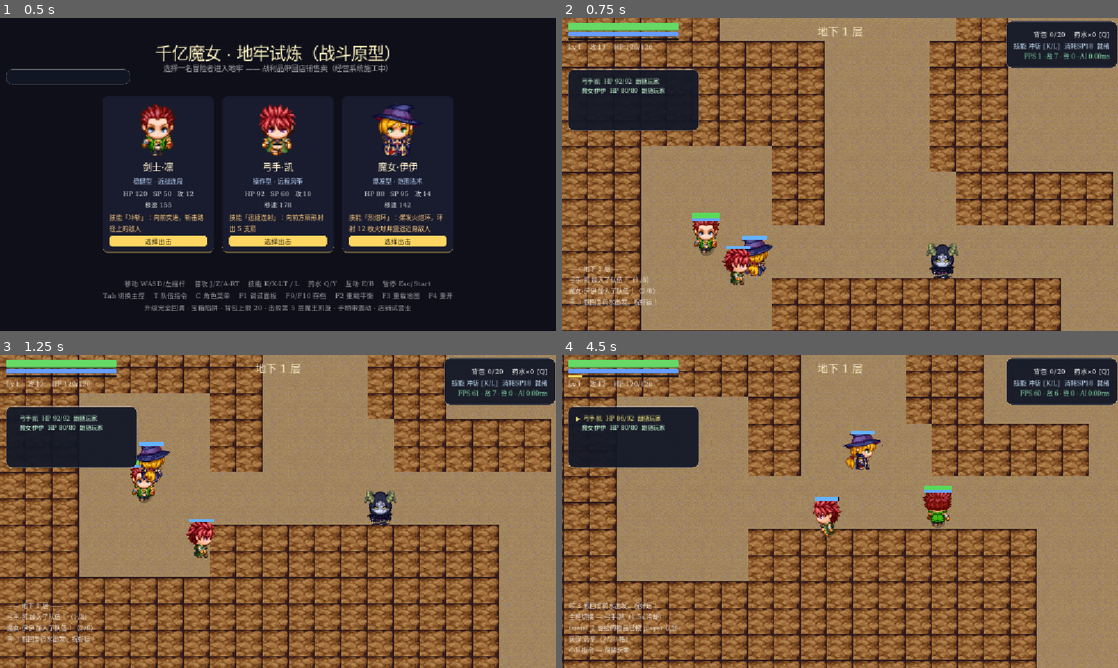
Above: before the commit, frames 1-4 (two rows, left to right).
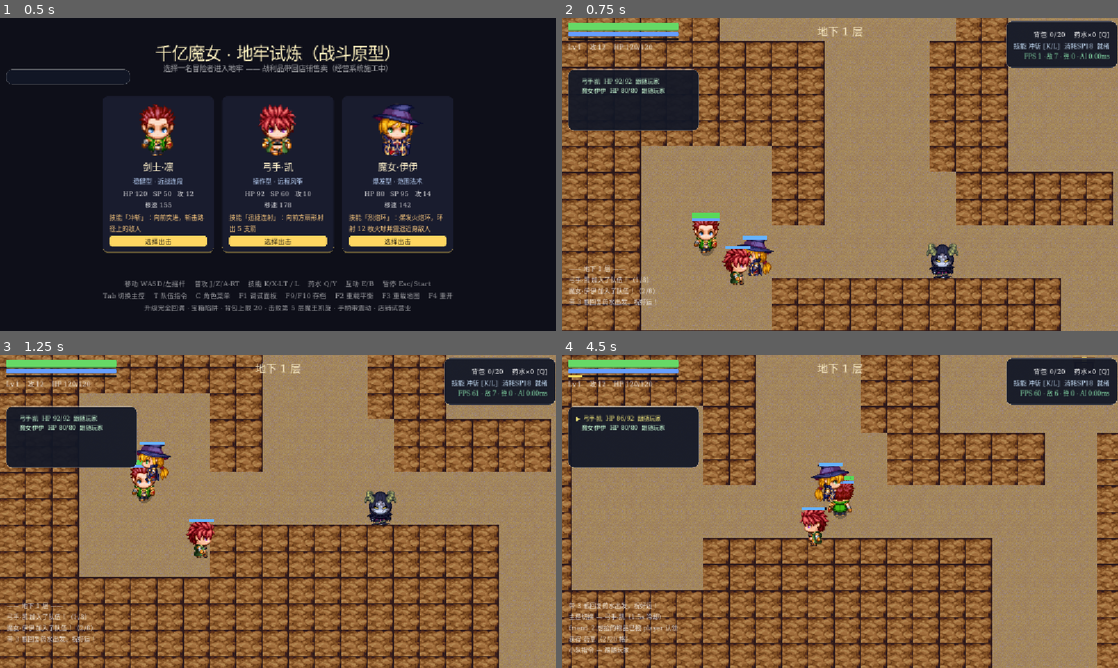
Above: after the commit, the same moments.

Repository: 118coder/qianyi-monv
Game: Godot game, scene res://arpg/main.tscn
Same seed, same stepped clock (60 frames per second), same inputs: the game is played once before the commit and once after it.
Inputs (mouse positions are in pixels of both pictures, inside the frame that each line leads up to):
- Up to frame 1 (0.5 s): no input
- Up to frame 2 (0.75 s): click "选择出击" at 0.5 s
- Up to frame 3 (1.25 s): no input
- Up to frame 4 (4.5 s): tap Enter at 1.25 s; move the mouse to (962, 495) at 1.27 s; hold D (move_right) 1.28-2 s; tap J (attack) at 1.35 s; click (962, 495) at 1.42 s; tap Space at 1.52 s; drag from (728, 527) to (812, 574) at 2.02 s; move the mouse to (895, 442) at 2.77 s; hold D (move_right) 2.78-3.5 s; hold Tab (possession_next) 2.78-3.5 s; drag from (812, 574) to (673, 464) at 3.52 s; move the mouse to (1006, 558) at 4.27 s; hold A (move_left) from 4.28 s (still down); hold T (squad_cmd) from 4.28 s (still down)

Frame 1 is identical in both runs. In frame 2, 0.5% of the frame differs, in the area x 28-39%, y 69-86%; in frame 3, 0.6%; in frame 4, 50%, in the area x 0-100%, y 0-100%.

Commit message:
队友卡墙/卡镜头修复：软分离(队友间+对玩家)、卡墙三级恢复(跳路点/绕行/2.5s特效召回)、玩家AI态同样分离

Diff:
--- a/arpg/ai_controller.gd
+++ b/arpg/ai_controller.gd
@@ -197,15 +197,22 @@
 		return
 	if unit.position.distance_to(_last_pos) < 2.0:
 		_stuck_t += delta
-		if _stuck_t > 1.2 and _unstuck_t <= 0.0:
+		# 0.5s：跳过当前路点（多半被转角卡住）
+		if _stuck_t > 0.5 and unit.ai_path_i < unit.ai_path.size():
+			unit.ai_path_i += 1
+		# 0.7s：垂直绕行一拍
+		if _stuck_t > 0.7 and _unstuck_t <= 0.0:
 			_unstuck_t = 0.7
 			var perp: Vector2 = (unit.ai_goal - unit.position).normalized().rotated(PI / 2.0)
 			unit.ai_path = PackedVector2Array([unit.position + perp * 52.0])
 			unit.ai_path_i = 0
+		# 2.5s：传送归队（带特效反馈，读起来是有意的召回）
 		if _stuck_t > float(ArpgPartyConfig.cfg("stuck_teleport_after")):
 			_stuck_t = 0.0
 			unit.teleport_to(main.possession.current_unit.position + Vector2(34, 0))
 			unit.state = "stuck"
+			if main.world != null:
+				main.world.spawn_nova(unit.position, Color(0.6, 0.85, 1.0))
 			print("[AI] %s 卡住，已传送归队" % unit.uid)
 			main.hud.log("%s 卡住了，已传送归队" % unit.unit_name)
 	else:
--- a/arpg/friend_unit.gd
+++ b/arpg/friend_unit.gd
@@ -168,7 +168,7 @@
 			try_skill(ai_attack_pos)
 	knock = knock.move_toward(Vector2.ZERO, 1000.0 * delta)
 	lunge = lunge.move_toward(Vector2.ZERO, 1500.0 * delta)
-	velocity = dir * spd + knock + lunge
+	velocity = dir * spd + knock + lunge + _separation() * spd * 0.65
 	move_and_slide()
 	_moving = dir.length_squared() > 0.001
 	_animate(delta)
@@ -194,6 +194,25 @@
 		facing_name = _dir_name(g)
 		return g.normalized()
 	return Vector2.ZERO
+
+
+## 软分离：队友之间、与玩家之间保持个人空间（不叠影、不挡镜头、不挤门）
+func _separation() -> Vector2:
+	var sep := Vector2.ZERO
+	if main.party != null:
+		for other in main.party.friends:
+			if other == self or not is_instance_valid(other) or other.dead:
+				continue
+			var d: Vector2 = position - other.position
+			var l: float = d.length()
+			if l < 30.0 and l > 0.01:
+				sep += d / l * (1.0 - l / 30.0)
+	if main.player != null and main.player != self and is_instance_valid(main.player) and not main.player.dead:
+		var dp: Vector2 = position - main.player.position
+		var lp: float = dp.length()
+		if lp < 26.0 and lp > 0.01:
+			sep += dp / lp * (1.0 - lp / 26.0) * 1.4
+	return sep.limit_length(1.2)
 
 
 func _dir_name(d: Vector2) -> String:
--- a/arpg/party_config.gd
+++ b/arpg/party_config.gd
@@ -39,7 +39,7 @@
 	"low_hp_retreat_ratio": 0.25,   # 全局低血撤退线（指令里未单独配置时用）
 
 	# 卡住恢复：先绕行，超时传送到玩家身边并提示
-	"stuck_teleport_after": 6.0,
+	"stuck_teleport_after": 2.5,
 	"think_interval": 0.15,         # AI 决策间隔（队友间自动错相）
 	"nav_repath_interval": 0.8,     # 寻路重算间隔
 	"far_unit_distance": 1200.0,    # 距玩家超过此距离降低决策频率
--- a/arpg/player.gd
+++ b/arpg/player.gd
@@ -155,6 +155,16 @@
 			if ai != null:
 				ai.think(self, main, delta)
 		dir = _ai_dir()
+		if main.party != null:
+			var sep := Vector2.ZERO
+			for other in main.party.friends:
+				if not is_instance_valid(other) or other.dead:
+					continue
+				var dsp: Vector2 = position - other.position
+				var lsp: float = dsp.length()
+				if lsp < 28.0 and lsp > 0.01:
+					sep += dsp / lsp * (1.0 - lsp / 28.0)
+			dir = (dir + sep).normalized() if (dir + sep).length_squared() > 0.001 else dir
 		if ai_want_attack:
 			ai_want_attack = false
 			try_attack(ai_attack_pos)
--- a/data/balance.json
+++ b/data/balance.json
@@ -526,7 +526,7 @@
     "revive_on_floor_change": true,
     "revive_ratio": 0.5,
     "start_friends": 2,
-    "stuck_teleport_after": 6.0,
+    "stuck_teleport_after": 2.5,
     "think_interval": 0.15,
     "xp_share_ratio": 1.0
   },
